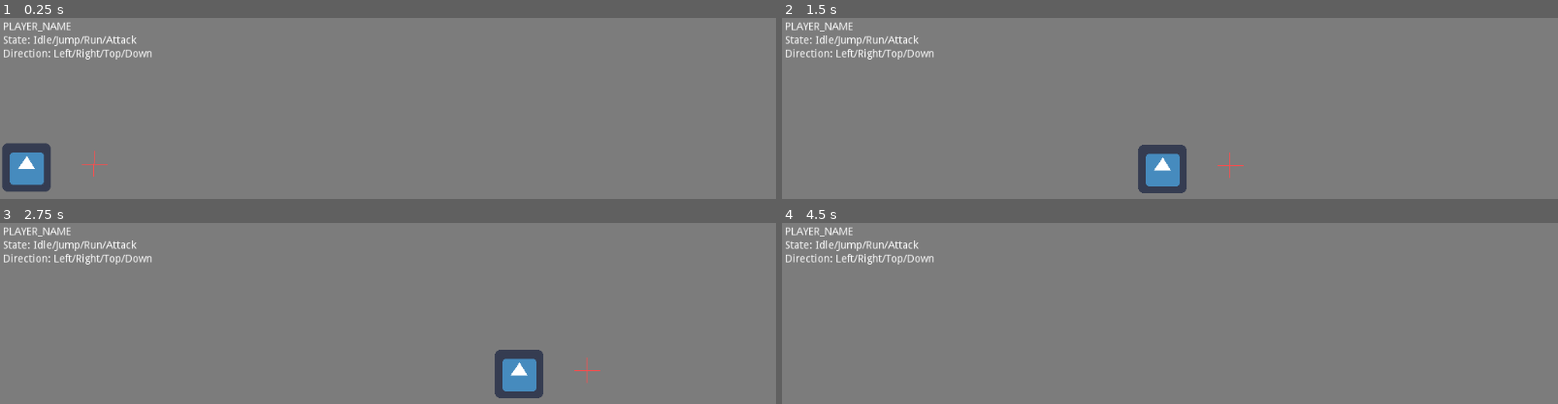
Above: before the commit, frames 1-4 (two rows, left to right).
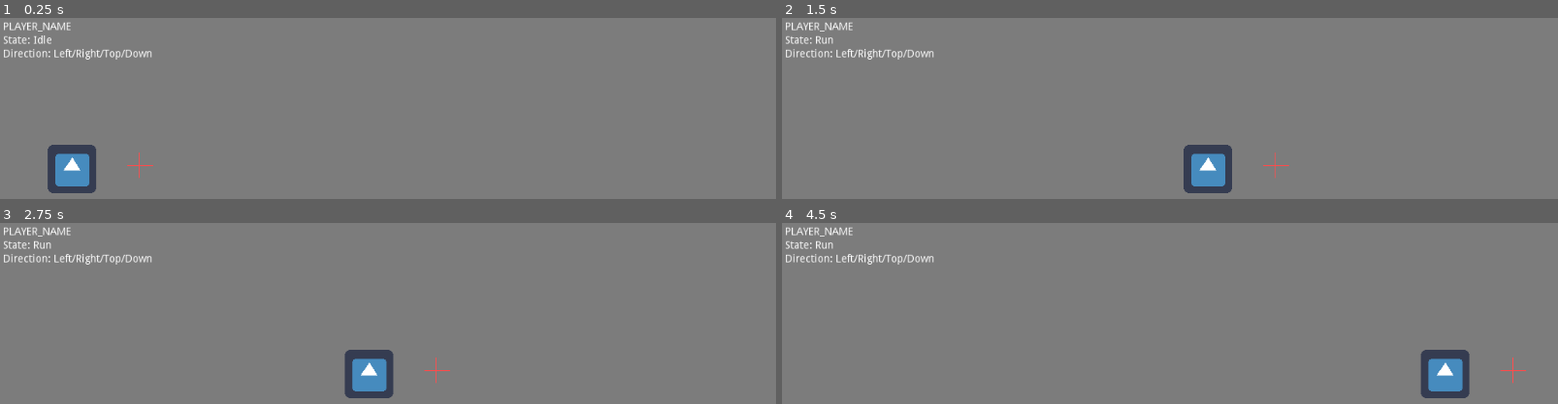
Above: after the commit, the same moments.

Repository: marjan3/godot-sweets
Game: Godot game, scene res://Main.tscn
The game is run twice, just before and just after one commit, with the same random seed, the same clock (stepped at 60 frames per second) and the same inputs. The engine's default icon, where the game draws it, is replaced by a stand-in: a white triangle on a blue panel in a dark square.
Inputs:
- Up to frame 1 (0.25 s): no input
- Up to frame 2 (1.5 s): hold Right (ui_right) from 0.53 s (still down); tap Up (ui_up) at 0.77 s
- Up to frame 3 (2.75 s): tap Up (ui_up) at 1.52 s; release Right (ui_right) at 2.03 s; hold Left (ui_left) from 2.03 s (still down)
- Up to frame 4 (4.5 s): release Left (ui_left) at 2.78 s; hold Right (ui_right) 2.78-4.28 s; tap Up (ui_up) at 3.02, 3.77 s; hold Left (ui_left) from 4.28 s (still down)

The runs differ from the first frame. In frame 1, 3.4% of the frame differs, in the area x 0-20%, y 9-97%; in frame 2, 3.5%; in frame 3, 3.7%, in the area x 4-78%, y 9-97%; in frame 4, 2.0%.

Commit message:
fix player state machine

Diff:
--- a/Events.gd
+++ b/Events.gd
@@ -1,10 +1,3 @@
 extends Node
 
-signal player_run_entered;
-signal player_run_exited;
-signal player_jump_entered;
-signal player_jump_exited;
-signal player_idle_entered;
-signal player_idle_exited;
-signal player_attack_entered;
-signal player_attack_exited;
+signal player_state_entered(state);
--- a/Main.tscn
+++ b/Main.tscn
@@ -1,13 +1,23 @@
-[gd_scene load_steps=5 format=2]
+[gd_scene load_steps=8 format=2]
 
 [ext_resource path="res://printing-to-console/PrintToConsole.gd" type="Script" id=1]
 [ext_resource path="res://player/Player.tscn" type="PackedScene" id=2]
 [ext_resource path="res://Events.gd" type="Script" id=3]
+[ext_resource path="res://UI.gd" type="Script" id=4]
 
 [sub_resource type="RectangleShape2D" id=1]
 extents = Vector2( 515, 10 )
 
+[sub_resource type="RectangleShape2D" id=2]
+extents = Vector2( 116, 17 )
+
+[sub_resource type="RectangleShape2D" id=3]
+extents = Vector2( 116, 10 )
+
 [node name="Root" type="Node2D"]
+
+[node name="Events" type="Node" parent="."]
+script = ExtResource( 3 )
 
 [node name="Child" type="Node2D" parent="."]
 position = Vector2( -13, 19 )
@@ -21,6 +31,7 @@
 margin_right = 201.0
 margin_bottom = 55.0
 grow_horizontal = 0
+script = ExtResource( 4 )
 __meta__ = {
 "_edit_use_anchors_": false
 }
@@ -57,7 +68,8 @@
 "_edit_use_anchors_": false
 }
 
-[node name="Player" parent="." instance=ExtResource( 2 )]
+[node name="PlayerWithStateMachine" parent="." instance=ExtResource( 2 )]
+position = Vector2( 95, 140 )
 
 [node name="Ground" type="StaticBody2D" parent="."]
 position = Vector2( 4, 144 )
@@ -66,5 +78,16 @@
 position = Vector2( 510, 96 )
 shape = SubResource( 1 )
 
-[node name="Events" type="Node" parent="."]
-script = ExtResource( 3 )
+[node name="RightWall" type="StaticBody2D" parent="."]
+
+[node name="CollisionShape2D" type="CollisionShape2D" parent="RightWall"]
+position = Vector2( 17, 120 )
+rotation = -1.5708
+shape = SubResource( 2 )
+
+[node name="LeftWall" type="StaticBody2D" parent="."]
+
+[node name="CollisionShape2D" type="CollisionShape2D" parent="LeftWall"]
+position = Vector2( 1015, 113 )
+rotation = 1.5708
+shape = SubResource( 3 )
--- /dev/null
+++ b/UI.gd
@@ -0,0 +1,15 @@
+extends VBoxContainer
+
+
+# Declare member variables here. Examples:
+# var a = 2
+# var b = "text"
+
+
+# Called when the node enters the scene tree for the first time.
+func _ready():
+	Events.connect("player_state_entered", self, "_on_Events_player_state_entered")
+
+
+func _on_Events_player_state_entered(name: String):
+	$StateText.text = "State: " + name
--- a/player/AirState.gd
+++ b/player/AirState.gd
@@ -8,11 +8,7 @@
 
 func physics_update(delta: float):
 
-	var input_dir_x: float = (
-		Input.get_action_strength("ui_right")
-		-
-		Input.get_action_strength("ui_left")
-	)
+	var input_dir_x = Input.get_action_strength("ui_right") - Input.get_action_strength("ui_left")
 	player.velocity.x = player.speed * input_dir_x
 	player.velocity.y += player.gravity * delta
 	player.velocity = player.move_and_slide(player.velocity, Vector2.UP)
--- a/player/Player.gd
+++ b/player/Player.gd
@@ -9,11 +9,11 @@
 # Vertical speed applied when jumping.
 export var jump_impulse := 1200.0
 
+
 var velocity: Vector2
 
 func _ready():
-	sm.connect("transitioned", self, "_on_StateMachine_transtioned")
+	sm.connect("transitioned", self, "_on_StateMachine_transitioned")
 
-func _on_StateMachine_transtioned(name: String) -> void:
-	# TODO: emit signal to UI
-	pass
+func _on_StateMachine_transitioned(name: String) -> void:
+	Events.emit_signal("player_state_entered", name)
--- a/player/Player.tscn
+++ b/player/Player.tscn
@@ -13,15 +13,9 @@
 
 [node name="CollisionPolygon2D" type="CollisionPolygon2D" parent="."]
 polygon = PoolVector2Array( -29.6345, -26.4911, -25.1345, -30.4911, 24.8655, -29.9911, 29.3655, -25.4911, 29.8655, 24.5089, 25.8655, 29.5089, -24.6345, 30.0089, -30.1345, 25.0089 )
-__meta__ = {
-"_edit_lock_": true
-}
 
 [node name="Texture" type="Sprite" parent="."]
 texture = ExtResource( 6 )
-__meta__ = {
-"_edit_lock_": true
-}
 
 [node name="LookDirection" type="Position2D" parent="."]
 position = Vector2( 89, -4 )
--- a/player/RunState.gd
+++ b/player/RunState.gd
@@ -7,8 +7,7 @@
 		state_machine.transition_to("Air")
 		return
 
-	var input_dir_x : float = Input.get_action_strength("ui_right")
-	- Input.get_action_strength("ui_left")
+	var input_dir_x : float = Input.get_action_strength("ui_right") - Input.get_action_strength("ui_left")
 
 	player.velocity.x = player.speed * input_dir_x
 	player.velocity.y += player.gravity * delta
--- a/project.godot
+++ b/project.godot
@@ -29,7 +29,7 @@
 "language": "GDScript",
 "path": "res://player/PlayerState.gd"
 }, {
-"base": "Reference",
+"base": "Node",
 "class": "PrintToConsole",
 "language": "GDScript",
 "path": "res://printing-to-console/PrintToConsole.gd"
